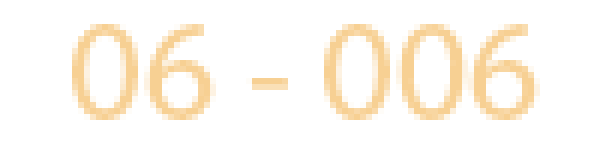
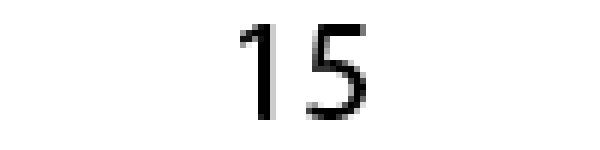
Layers edited between the first and the second 600 × 150 image:
renamed "06 - 006" to "15", painted on it over box(72, 24, 540, 120)
